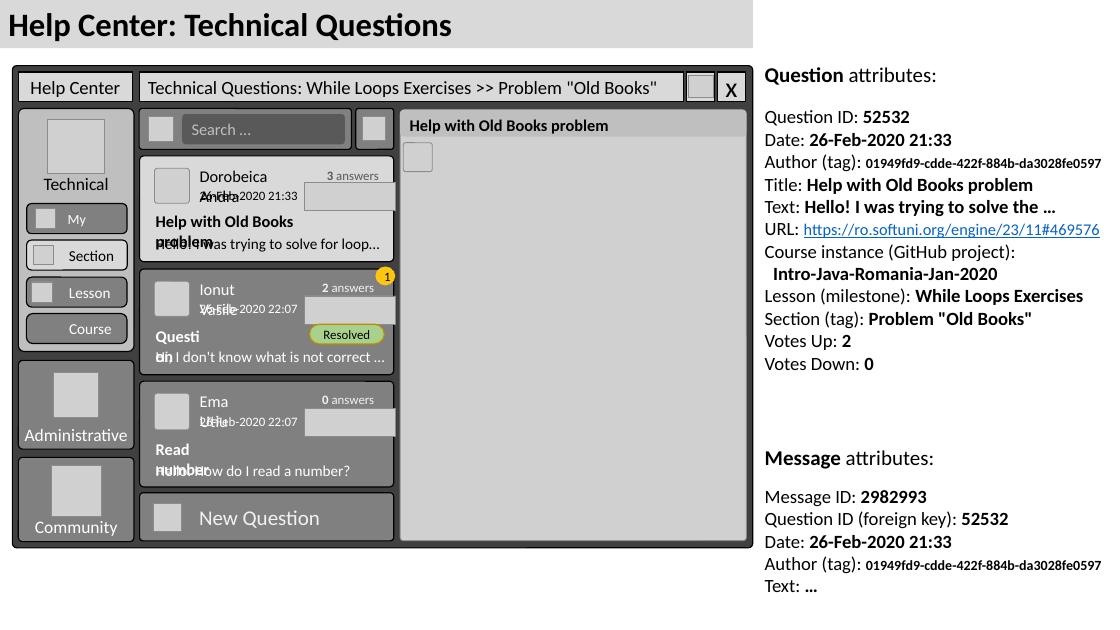
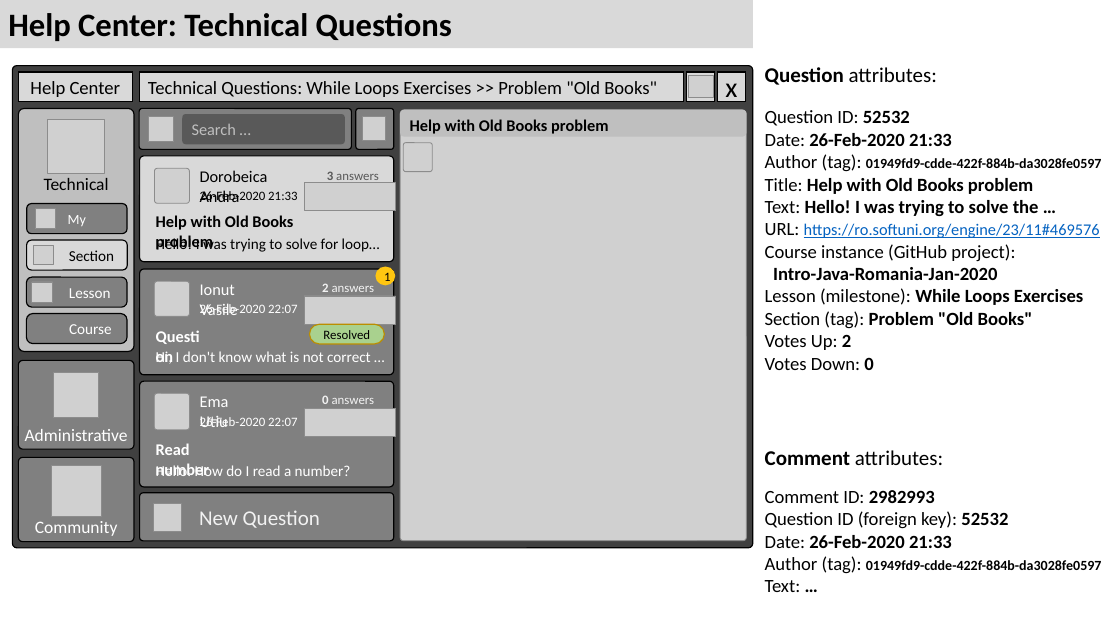
Before and after one commit to nakov/Unified-Support-System, a slide deck: slide 4 of docs/SoftUni-Help-Center-UI-Prototype.pptx (slide 5 before the commit). Drawn at 1120x630 pixels with LibreOffice and Linux fonts; fonts in the diff are those of the drawing; grey boxes stand for pictures; background and template pictures are left out. Boxes give left, top, right and bottom in pixels: in the first picture for what was removed or moved away, otherwise in the second. Text is boxed around its words. In the diff, an @@ line names an element or a change of style, - is before the commit and + after.

```diff
--- a/docs/SoftUni-Help-Center-UI-Prototype.pptx
+++ b/docs/SoftUni-Help-Center-UI-Prototype.pptx
@@ text at bbox=[765, 450, 943, 465]: text changed @@
-Message attributes:
+Comment attributes:
@@ text at bbox=[765, 490, 935, 503]: text changed @@
-Message ID: 2982993
+Comment ID: 2982993
```
Also in this commit, not shown: 2 other slides changed, 1 slide removed.
